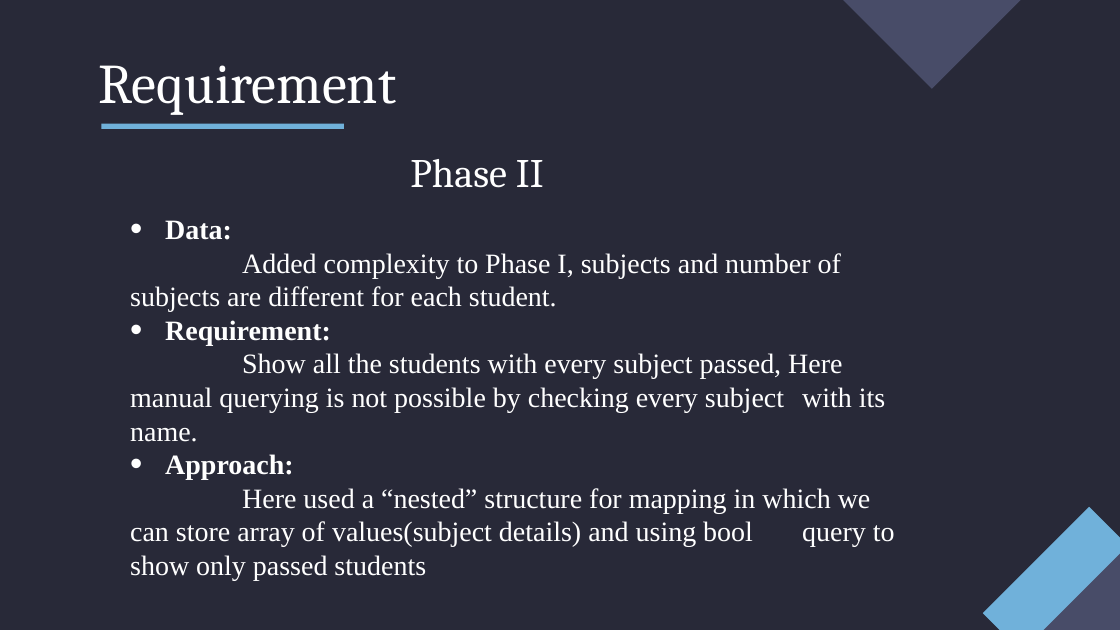
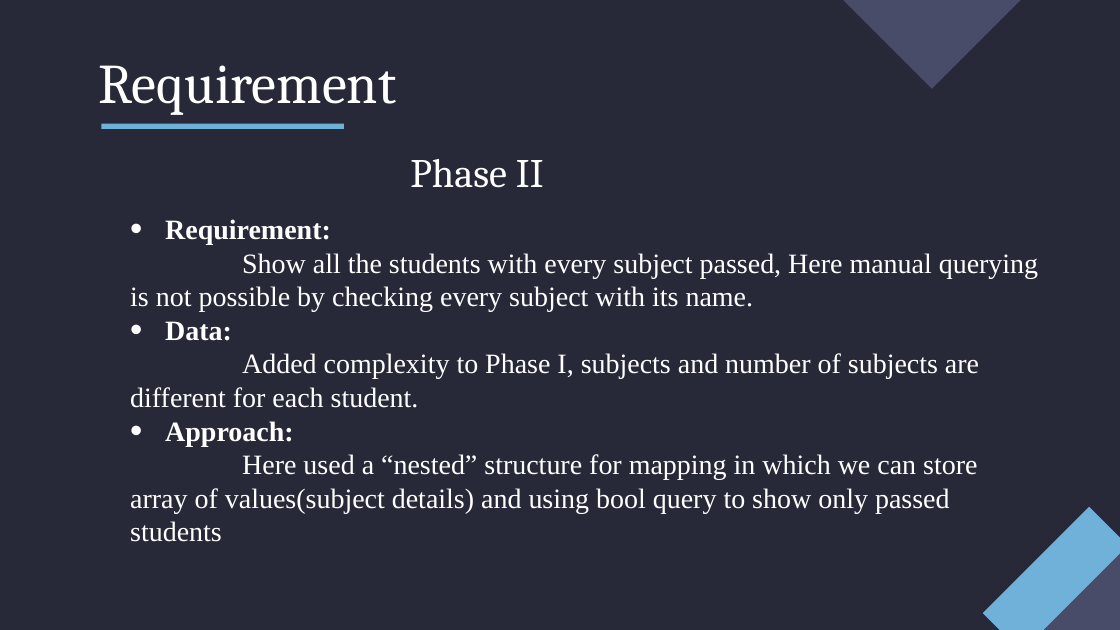
Before and after one commit to mehar-srinivas-chowdari/git-learning, a slide deck: slide 6 of Internship.pptx. Drawn at 1120x630 pixels with LibreOffice and Linux fonts; fonts in the diff are those of the drawing. Boxes give left, top, right and bottom in pixels: in the first picture for what was removed or moved away, otherwise in the second. Text is boxed around its words. In the diff, an @@ line names an element or a change of style, - is before the commit and + after.

```diff
--- a/Internship.pptx
+++ b/Internship.pptx
@@ text at (130,219,1038,312): paragraphs added @@
+  • Requirement:
+  Show all the students with every subject passed, Here manual querying is not possible by checking every subject with its name.
@@ text at (130,320,885,442): paragraphs removed @@
-  • Requirement:
-  Show all the students with every subject passed, Here manual querying is not possible by checking every subject with its name.
```
Also in this commit, not shown: 10 other slides changed.
